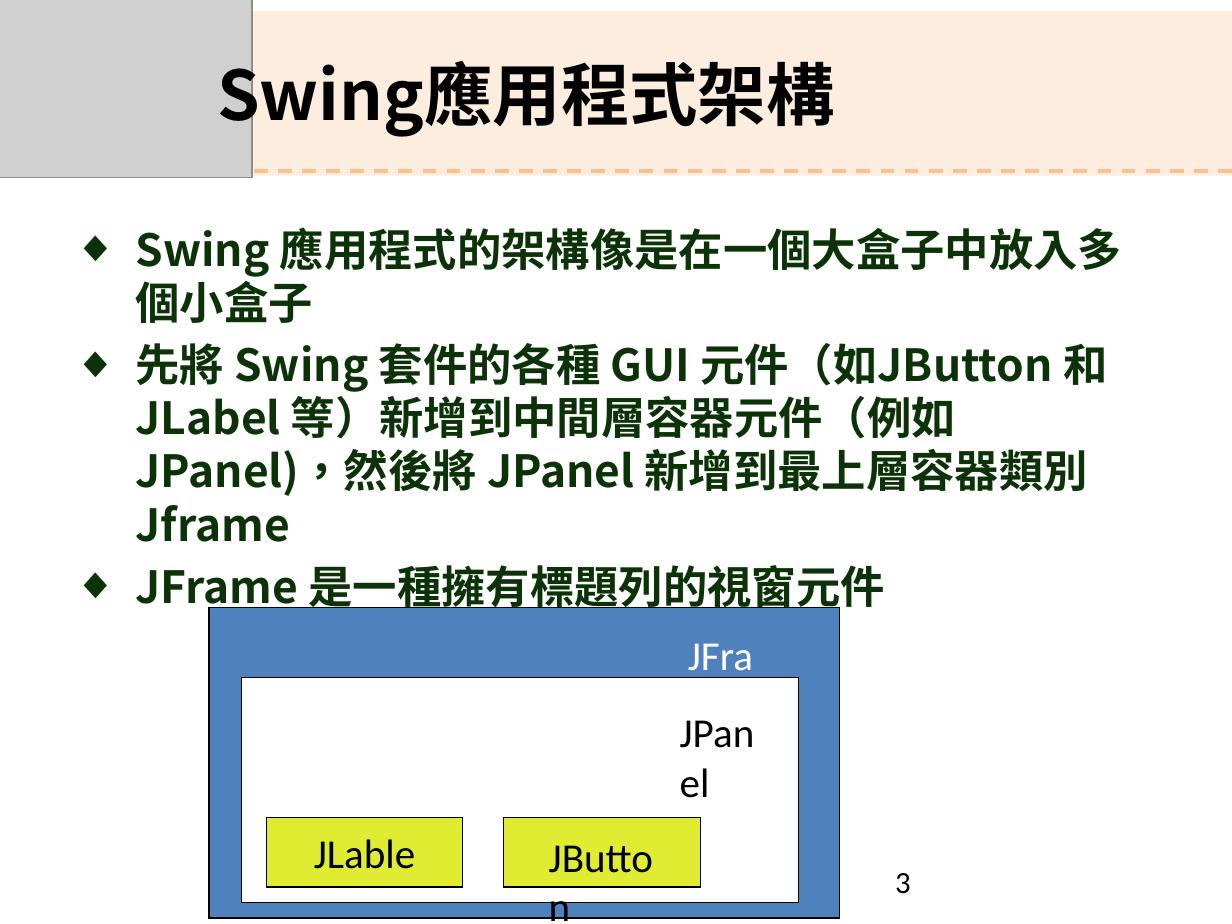
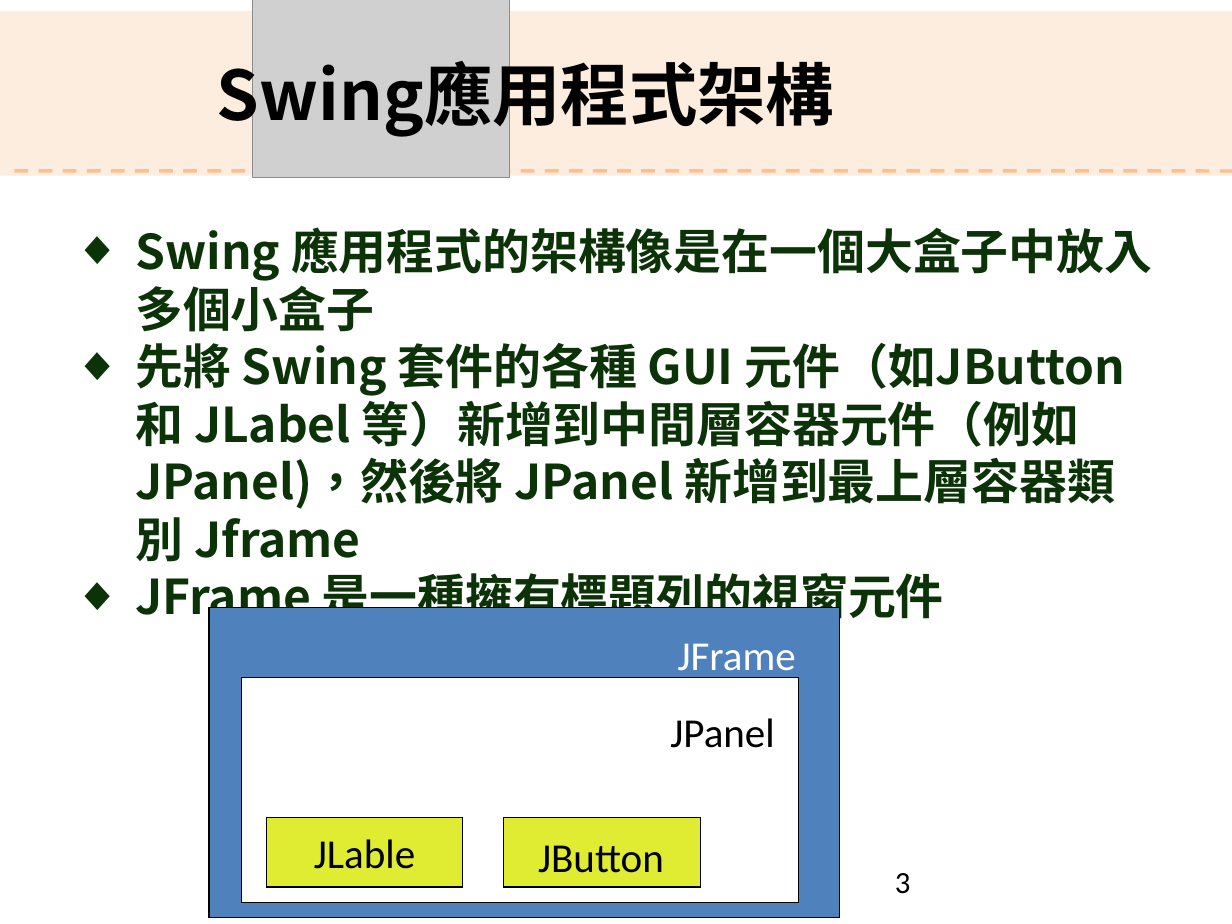
Before and after one commit to shouzo/Java-Programming_pages, a slide deck: slide 3 of class-tutorial/20161207/Ch9.pptx. Drawn at 1232x924 pixels with LibreOffice and Linux fonts; fonts in the diff are those of the drawing; grey boxes stand for pictures; background and template pictures are left out. Boxes give left, top, right and bottom in pixels: in the first picture for what was removed or moved away, otherwise in the second. Text is boxed around its words. In the diff, an @@ line names an element or a change of style, - is before the commit and + after.

```diff
--- a/class-tutorial/20161207/Ch9.pptx
+++ b/class-tutorial/20161207/Ch9.pptx
@@ picture: place and size @@
-picture at box(0, 0, 253, 177)
+picture at box(253, 0, 510, 177)
@@ line (15, 171) - (1232, 171): stroke #FAC090 2 pt dashed to #FAC090 2.01 pt @@
@@ text "Swing 應用程式的架構像是在一個大盒子中放入多個小盒子" at box(135, 227, 1152, 626): size 25.9 to 28 pt; less space between paragraphs @@
@@ text "JFrame" rewrapped from box(676, 623, 798, 673) to box(678, 643, 796, 680) @@
@@ text "JPanel" rewrapped from box(668, 701, 777, 750) to box(670, 718, 774, 748) @@
@@ outline #000000 0.75 pt to #000000 0.74 pt in 3 elements at box(209, 607, 840, 918), box(241, 678, 798, 903), box(504, 817, 700, 887) @@
@@ text "JButton" rewrapped from box(537, 825, 667, 875) to box(538, 845, 664, 873) @@
```
Also in this commit, not shown: 26 other slides changed, 3 slides added, 3 slides removed, 30 other files.
